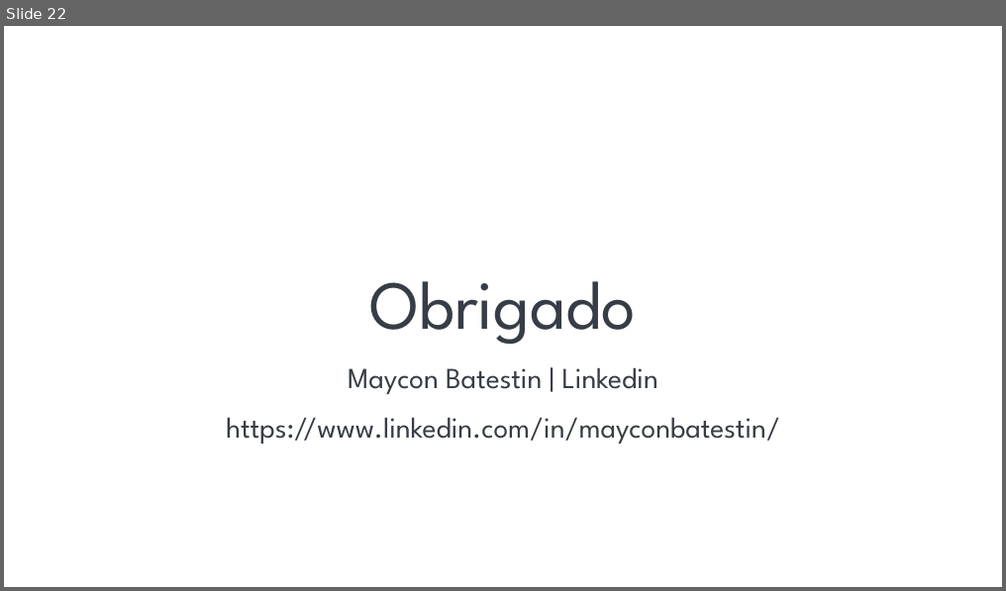
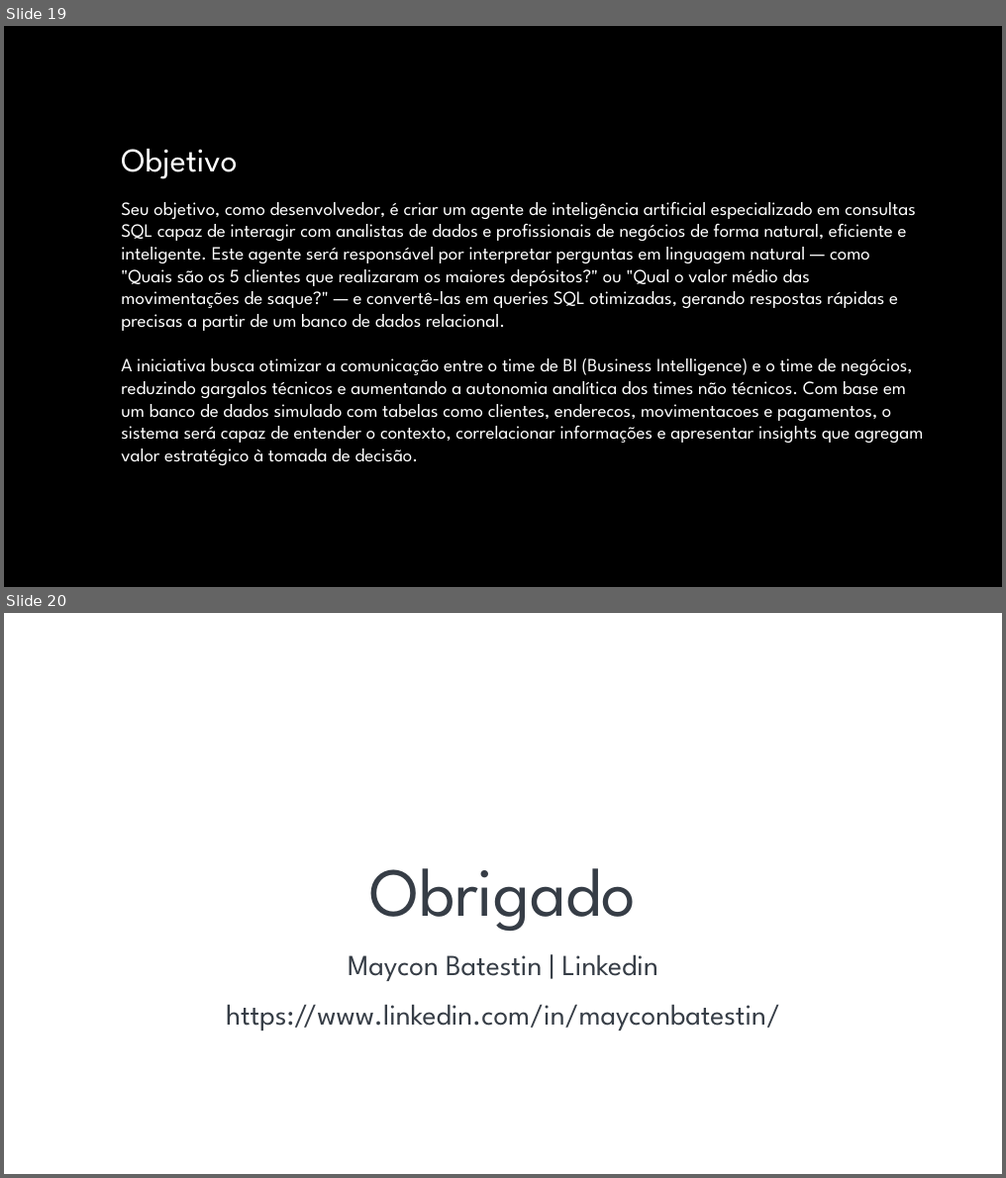
Before and after one commit to batestin1/aula_dio_agentes_sql, a slide deck: materiais/agents_sql.pptx. Shown one above the other, each under a label of ours: slide 22 before the commit, slides 19 and 20 after it. The pictures are 1006x591 and 1006x1178 pixels, drawn with LibreOffice and Linux fonts; fonts in the diff are those of the drawing; background and template pictures are left out. Boxes give left, top, right and bottom in pixels: in the first picture for what was removed or moved away, otherwise in the second. Text is boxed around its words. In the diff, an @@ line names an element or a change of style, - is before the commit and + after.

```diff
--- a/materiais/agents_sql.pptx
+++ b/materiais/agents_sql.pptx
@@ slide 19 added at <box>4,26,1002,587</box>, background picture (left out) @@
@@ text added at <box>121,149,237,179</box>, 32 pt, text #FFFFFF @@
+Objetivo
@@ text added at <box>121,201,923,466</box>, 18 pt, text #FFFFFF @@
+Seu objetivo, como desenvolvedor, é criar um agente de inteligência artificial especializado em consultas SQL capaz de interagir com analistas de dados e profissionais de negócios de forma natural, eficiente e inteligente. Este agente será responsável por interpretar perguntas em linguagem natural — como "Quais são os 5 clientes que realizaram os maiores depósitos?" ou "Qual o valor médio das movimentações de saque?" — e convertê-las em queries SQL otimizadas, gerando respostas rápidas e precisas a partir de um banco de dados relacional.
+A iniciativa busca otimizar a comunicação entre o time de BI (Business Intelligence) e o time de negócios, reduzindo gargalos técnicos e aumentando a autonomia analítica dos times não técnicos. Com base em um banco de dados simulado com tabelas como clientes, enderecos, movimentacoes e pagamentos, o sistema será capaz de entender o contexto, correlacionar informações e apresentar insights que agregam valor estratégico à tomada de decisão.
@@ what was slide 22 is now slide 20 @@
```
Also in this commit, not shown: 4 slides changed, 3 other slides added, 6 slides removed, 20 other files.
